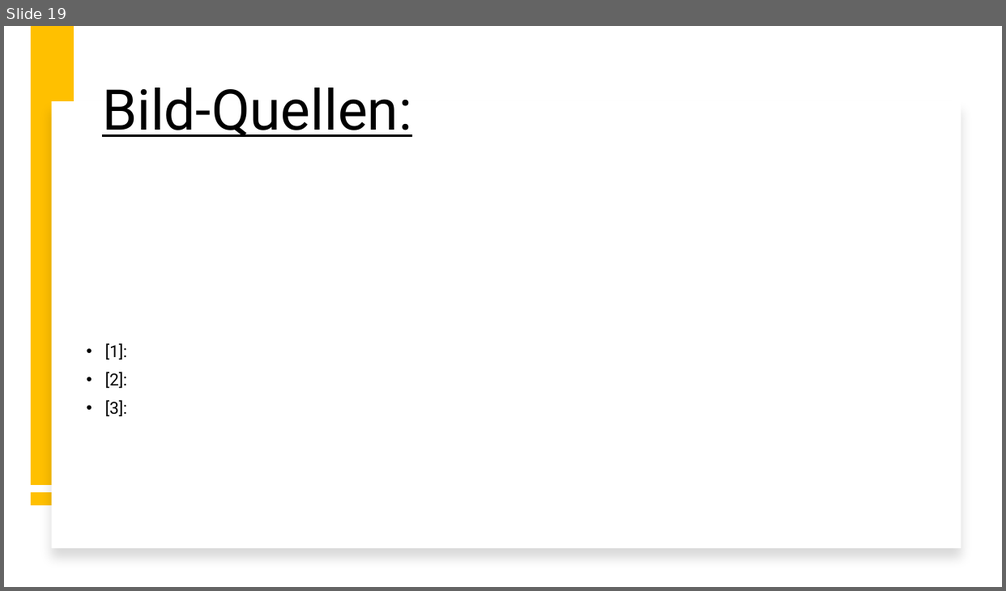
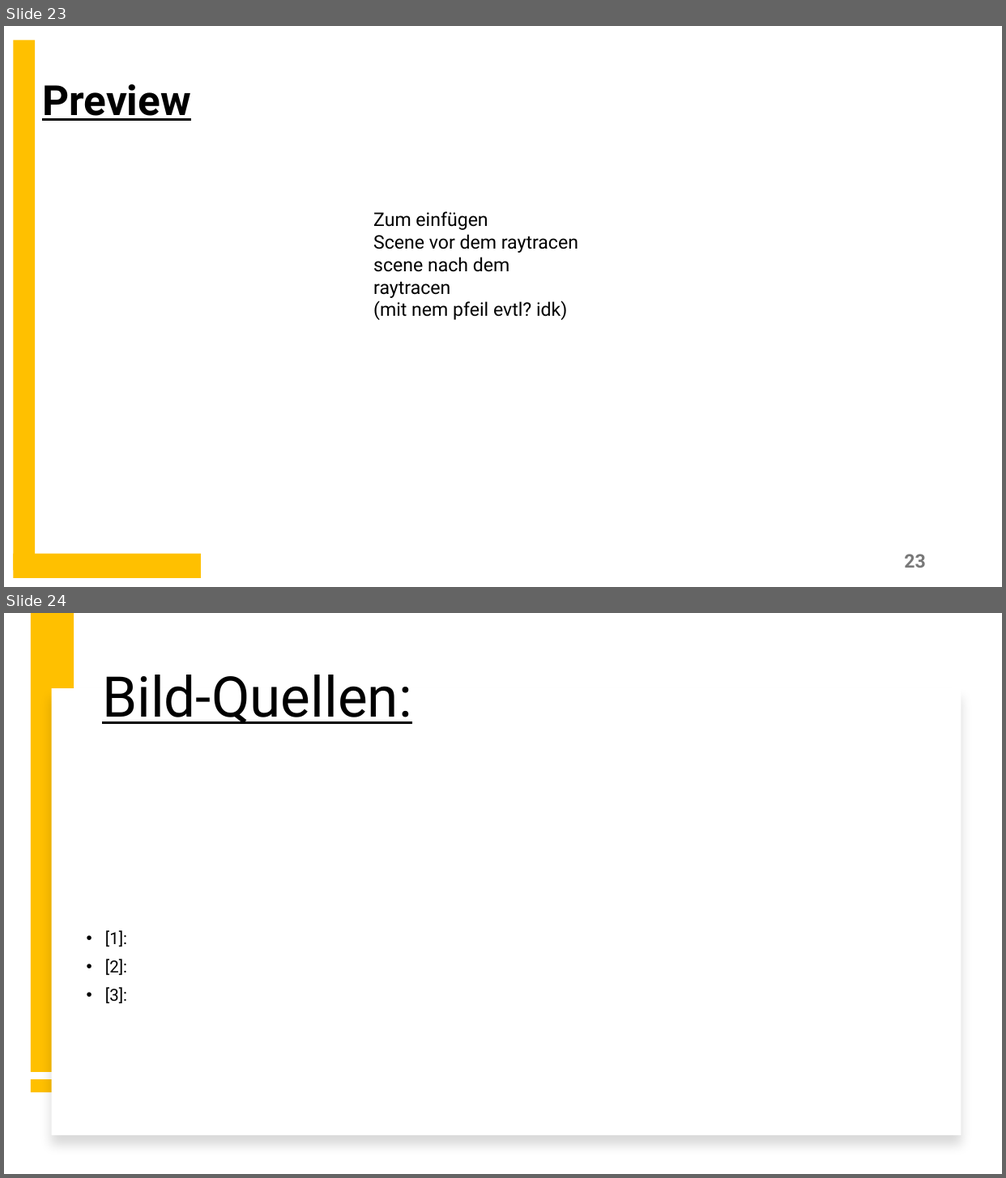
Before and after one commit to lgndluke/RaytRazor, a slide deck: 2. Präsentation/2.1 Präsentationsunterlagen/04_Team_RayForge_Release_Technische-Präsentation.pptx. Shown one above the other, each under a label of ours: slide 19 before the commit, slides 23 and 24 after it. The pictures are 1006x591 and 1006x1178 pixels, drawn with LibreOffice and Linux fonts; fonts in the diff are those of the drawing. Boxes give left, top, right and bottom in pixels: in the first picture for what was removed or moved away, otherwise in the second. Text is boxed around its words. In the diff, an @@ line names an element or a change of style, - is before the commit and + after.

```diff
--- a/2. Präsentation/2.1 Präsentationsunterlagen/04_Team_RayForge_Release_Technische-Präsentation.pptx
+++ b/2. Präsentation/2.1 Präsentationsunterlagen/04_Team_RayForge_Release_Technische-Präsentation.pptx
@@ slide 23 added at <box>4,26,1002,587</box>, background #FFFFFF @@
@@ rectangle added at <box>13,41,35,571</box>, fill #FFC000 @@
@@ text added at <box>42,84,191,121</box>, 40 pt, text #000000, bold, underline @@
+Preview
@@ text added at <box>373,211,578,320</box>, 18 pt, text #000000 @@
+Zum einfügen
+Scene vor dem raytracen
+scene nach dem raytracen
+(mit nem pfeil evtl? idk)
@@ rectangle added at <box>13,554,201,578</box>, fill #FFC000 @@
@@ page number added at <box>904,554,925,568</box>, 18 pt, text #797979, bold @@
+23
@@ what was slide 19 is now slide 24 @@
```
Also in this commit, not shown: 4 other slides added.
